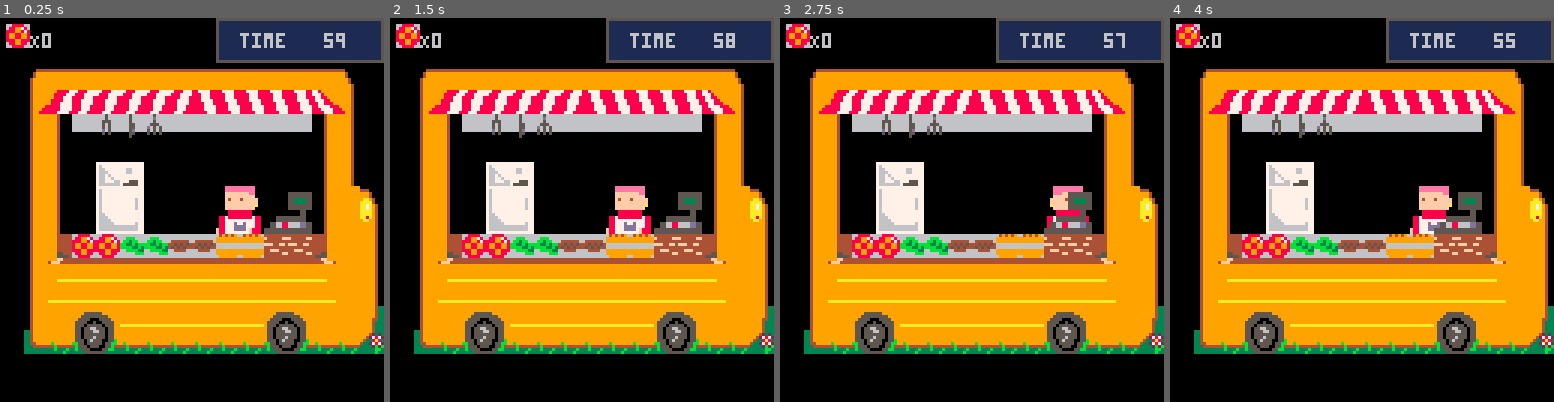
Above: before the commit, frames 1-4 (left to right).
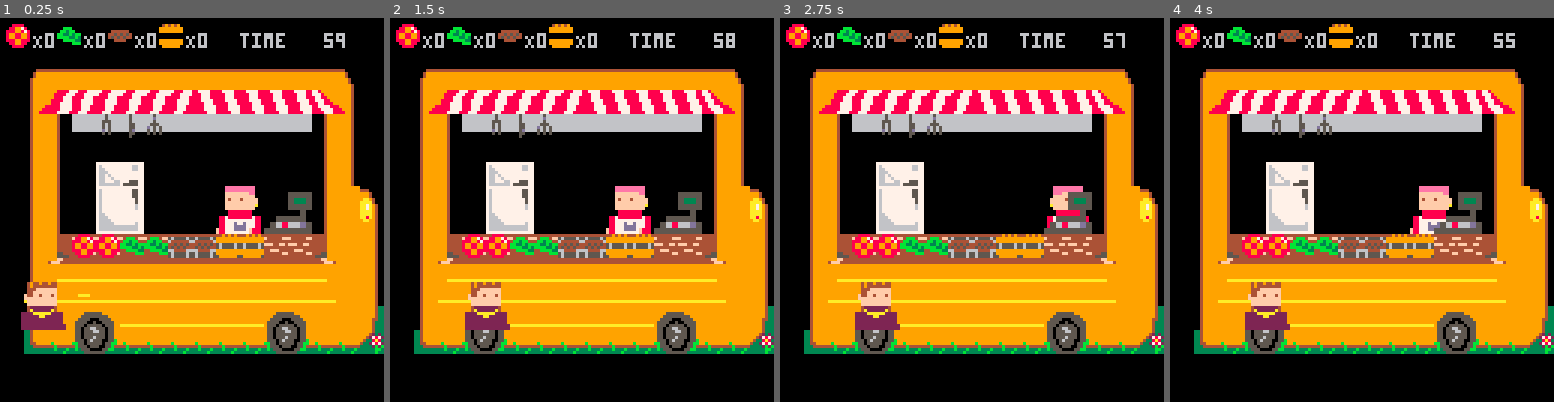
Above: after the commit, the same moments.

Repository: Agrumee/projet-collectif---pico-8-pico-resto
Game: PICO-8 cartridge PicoRestoV1.p8
The game is run twice, just before and just after one commit, with the same random seed, the same clock (stepped at 60 frames per second) and the same inputs.
Inputs:
- Up to frame 1 (0.25 s): no input
- Up to frame 2 (1.5 s): no input
- Up to frame 3 (2.75 s): hold Right 1.6-2.1 s; hold Up 2.15-2.42 s; hold Right from 2.47 s (still down)
- Up to frame 4 (4 s): release Right at 3.03 s; hold Left 3.08-3.58 s; hold Down 3.63-3.97 s

The runs differ from the first frame. In frame 1, 8.3% of the frame differs, in the area x 1-100%, y 0-82%; in frame 2, 8.2%; in frame 3, 8.2%; in frame 4, 8.2%.

Commit message:
mouvements client + ouverture du frigo

Diff:
--- a/PicoRestoV1.p8
+++ b/PicoRestoV1.p8
@@ -2,28 +2,40 @@
 version 38
 __lua__
 --global
+
 function _init()
     create_player()
-end
+    create_frigo()
+    create_client()
+end
+
 function _update()
     chef_movement()
     timer_count()
-end
+    client_move()
+end
+
 function _draw()
     draw_map()
+    draw_frigo()
     draw_player()
     draw_ingredient()
     draw_caisse()
     draw_timer()
-end
--->8
---gameplay-chef
+    draw_preparation()
+    draw_client()
+end
+-->8
+--gameplay chef
 function create_player()
     chef = {
     x = 9,
     y = 7,
     sprite = 128,
-    tomate = 0
+    tomate = 0,
+    salade =0,
+    steak = 0,
+    pain = 0,
     }
 end
 
@@ -41,18 +53,43 @@
     chef.sprite=128
 				end
 
+--chef de dos / face au frigo
 				if (chef.x == 5 or chef.x == 4)
 				and chef.y == 7
 				and btn(⬆️)
 				then
+				frigo.sprite = 18
 				chef.sprite = 132
 				end
 
+
+--prise des ingredients
 				if chef.x == 3
 				and chef.y == 7
 				and btnp(⬇️)
 				then
 				chef.tomate += 1
+				end
+
+				if chef.x == 5
+				and chef.y == 7
+				and btnp(⬇️)
+				then
+				chef.salade += 1
+				end
+
+				if chef.x == 7
+				and chef.y == 7
+				and btnp(⬇️)
+				then
+				chef.steak += 1
+				end
+
+				if chef.x == 9
+				and chef.y == 7
+				and btnp (⬇️)
+				then
+				chef.pain +=1
 				end
 
     if check_flag(0, newx, newy) then
@@ -66,28 +103,68 @@
 end
 -->8
 --foodtruck
+
 function draw_map()
 				cls()
     map(0, 0, 0, 0)
 end
+
 function check_flag(flag, x, y)
     local sprite = mget(x, y)
     return fget(sprite, flag)
 end
 
+
 function draw_caisse()
  spr(102,88,56,2,2)
 
 end
+
+--definit le frigo
+function create_frigo()
+frigo = {
+x =4,
+y =7,
+sprite = 16,
+}
+end
+
+--le fait apparaitre sur la map
+function draw_frigo()
+spr(frigo.sprite,frigo.x*8,frigo.y*8,2,2)
+end
+
+--afficher les ingredients
+--au premier plan
+function draw_preparation()
+spr(226,24,72)
+spr(226,32,72)
+spr(227,40,72)
+spr(227,48,72)
+spr(228,56,72)
+spr(228,64,72)
+spr(229,72,72)
+spr(229,80,72)
+end
 -->8
 --inventaire
 
 function draw_ingredient()
  spr(226,2,2)
- print("X" .. chef.tomate,10,5)
-end
--->8
---timer-score
+ print("X" .. chef.tomate,11,5)
+
+ spr(227,19,2)
+ print("X" .. chef.salade,28,5)
+
+ spr(228,36,2)
+ print("X" .. chef.steak,45,5)
+
+ spr(229,53,2)
+ print("X" .. chef.pain,62,5)
+end
+-->8
+--timer et argent
+
 timer = 60
 counter = 0
 
@@ -103,15 +180,27 @@
 
 
 -->8
---gameplay-client
-…(8 lines of a section not shown)…
+--gameplay client
+
+function create_client()
+client = {
+x=0,
+y=11,
+sprite=192
+}
+
+end
+
+function draw_client()
+spr(client.sprite, client.x*8, client.y*8, 2, 2)
+end
+
+function client_move()
+client.x+=0.1
+if check_flag(1,client.x,client.y)
+then client.x=3
+end
+end
 
 
 
@@ -234,36 +323,36 @@
 
 
 __gff__
-0000000000000000000000000000000000000000000000000000000000000000000000000000000000000000000000000000000000000000000000000000000001000000010101010100010101010101010100010001010101000000010100000000000000000001000101010000000000000000000001010000010100000000
+0000000001000000000000000000000000000000010000000000000000000000000000000000000000000000000000000000000000000000000000000000000001000000010101010100010101010101010100010001010101000000010100000000000000000001000101010002000000000000000001010000010100000000
 0000000000000000000000000000000000000000000000000000000000000000000000000000000000000000000000000000000000000000000000000000000000000000000000000000000000000000000000000000000000000000000000000000000000000000000000000000000000000000000000000000000000000000
 __map__
-5f5f5f5f5f5f5f5f5f706262626262615f5f5f5f5f5f5f5f5f5f5f5f7b7b5656565656565656565656565656565656565656565656560000000000000000000000000000000000000000000000000000000000000000000000000000000000000000000000000000000000000000000000000000000000000000000000000000
-5f5f5f5f5f5f5f7979607272727272715f5f5f5f5f5f5f5f5f5f5f5f7b7b5656565656565656565656565656565656565656565656560000000000000000000000000000000000000000000000000000000000000000000000000000000000000000000000000000000000000000000000000000000000000000000000000000
-5f414545454545454545454545456e5f5f5f5f5f5f5f5f5f5f5f5f5f797b5656565656565656565656565656565656565656565656560000000000000000000000000000000000000000000000000000000000000000000000000000000000000000000000000000000000000000000000000000000000000000000000000000
-5f524c4d4d4d4d4d4e4e4e4e4e50515f5f5f5f5f5f5f5f5f5f5f5f5f797b5656565656565656565656565656565656565656565656560000000000000000000000000000000000000000000000000000000000000000000000000000000000000000000000000000000000000000000000000000000000000000000000000000
-5f40576373757463636363636358445f5f5f5f5f5f5f5f5f5f5f5f5f797b5656565656565656565656565656565656565656565656560000000000000000000000000000000000000000000000000000000000000000000000000000000000000000000000000000000000000000000000000000000000000000000000000000
-5f40577878787878787878787858445f5f5f5f5f5f5f5f5f5f5f5f5f797b5656565656565656565656565656565656565656565656560000000000000000000000000000000000000000000000000000000000000000000000000000000000000000000000000000000000000000000000000000000000000000000000000000
-5f4057646a6b6464646464646458445f5f5f5f5f5f5f5f5f5f5f5f5f79795656565656565656565656565656565656565656565656560000000000000000000000000000000000000000000000000000000000000000000000000000000000000000000000000000000000000000000000000000000000000000000000000000
-5f4057647c7d646464646464675854465f5f5f5f5f5f5f5f5f5f5f5f79795656565656565656565656565656565656565656565656560000000000000000000000000000000000000000000000000000000000000000000000000000000000000000000000000000000000000000000000000000000000000000000000000000
-5f40576d7a7b6d6d6d6d64767758545e5f5f5f5f5f5f5f5f5f5f5f5f79795656565656565656565656565656565656565656565656560000000000000000000000000000000000000000000000000000000000000000000000000000000000000000000000000000000000000000000000000000000000000000000000000000
-5f405ce2e2e3e3e4e4e5e569695d54445f5f5f5f5f5f5f5f5f5f5f5f79795656565656565656565656565656565656565656565656560000000000000000000000000000000000000000000000000000000000000000000000000000000000000000000000000000000000000000000000000000000000000000000000000000
-5f4053555555555555555555555654445f5f5f5f5f5f5f5f5f5f5f5f79795656565656565656565656565656565656565656565656560000000000000000000000000000000000000000000000000000000000000000000000000000000000000000000000000000000000000000000000000000000000000000000000000000
-5f406c6c6c6c6c6c6c6c6c6c6c6c54445f5f5f5f5f5f5f5f5f5f5f5f79795656565656565656565656565656565656565656565656560000000000000000000000000000000000000000000000000000000000000000000000000000000000000000000000000000000000000000000000000000000000000000000000000000
-5f40544a4b6c6c6c6c6c6c4a4b5454475f5f5f5f5f5f5f5f5f5f5f5f79795656565656565656565656565656565656565656565656560000000000000000000000000000000000000000000000000000000000000000000000000000000000000000000000000000000000000000000000000000000000000000000000000000
-5f42435a5b4343434343435a5b4343495f5f5f5f5f5f5f5f5f5f5f5f79797979797979565656565656565656565656565656565656560000000000000000000000000000000000000000000000000000000000000000000000000000000000000000000000000000000000000000000000000000000000000000000000000000
-5f5f5f5f5f5f5f5f5f5f5f5f5f5f5f5f5f5f5f5f5f5f5f5f5f5f5f5f797b5656565656565656565656565656565656565656565656560000000000000000000000000000000000000000000000000000000000000000000000000000000000000000000000000000000000000000000000000000000000000000000000000000
-5f5f5f5f5f5f5f5f5f5f5f5f5f5f5f5f5f5f5f5f5f5f5f5f5f5f5f5f7b7b5656565656565656565656565656565656565656565656560000000000000000000000000000000000000000000000000000000000000000000000000000000000000000000000000000000000000000000000000000000000000000000000000000
-6e6e6e6e6e6e6e6e6e6e6e6e6e6e6e6e6e6e6e6e6e6e56565656565656565656565656565656565656565656565656565656565656560000000000000000000000000000000000000000000000000000000000000000000000000000000000000000000000000000000000000000000000000000000000000000000000000000
-6e6e6e6e6e6e6e6e6e6e6e6e6e6e6e6e6e6e6e6e6e6e56565656565656565656565656565656565656565656565656565656565656560000000000000000000000000000000000000000000000000000000000000000000000000000000000000000000000000000000000000000000000000000000000000000000000000000
+5f5f5f5f5f5f5f5f5f5f5f5f5f5f5f5f5f5f5f5f5f5f5f5f5f5f5f5f5f5f5f5f5f5f5f5f5f5f5f5f5f5f5f5f5f5f5f5f5f5f5f5f5f5f0000000000000000000000000000000000000000000000000000000000000000000000000000000000000000000000000000000000000000000000000000000000000000000000000000
+5f5f5f5f5f5f5f5f5f5f5f5f5f5f5f5f5f5f5f5f5f5f5f5f5f5f5f5f5f5f5f5f5f5f5f5f5f5f5f5f5f5f5f5f5f5f5f5f5f5f5f5f5f5f0000000000000000000000000000000000000000000000000000000000000000000000000000000000000000000000000000000000000000000000000000000000000000000000000000
+5f414545454545454545454545456e5f5f5f5f5f5f5f5f5f5f5f5f5f5f5f5f5f5f5f5f5f5f5f5f5f5f5f5f5f5f5f5f5f5f5f5f5f5f5f0000000000000000000000000000000000000000000000000000000000000000000000000000000000000000000000000000000000000000000000000000000000000000000000000000
+5f524c4d4d4d4d4d4e4e4e4e4e50515f5f5f5f5f5f5f5f5f5f5f5f5f5f5f5f5f5f5f5f5f5f5f5f5f5f5f5f5f5f5f5f5f5f5f5f5f5f5f0000000000000000000000000000000000000000000000000000000000000000000000000000000000000000000000000000000000000000000000000000000000000000000000000000
+5f40576373757463636363636358445f5f5f5f5f5f5f5f5f5f5f5f5f5f5f5f5f5f5f5f5f5f5f5f5f5f5f5f5f5f5f5f5f5f5f5f5f5f5f0000000000000000000000000000000000000000000000000000000000000000000000000000000000000000000000000000000000000000000000000000000000000000000000000000
+5f40577878787878787878787858445f5f5f5f5f5f5f5f5f5f5f5f5f5f5f5f5f5f5f5f5f5f5f5f5f5f5f5f5f5f5f5f5f5f5f5f5f5f5f0000000000000000000000000000000000000000000000000000000000000000000000000000000000000000000000000000000000000000000000000000000000000000000000000000
+5f40576402016464646464646458445f5f5f5f5f5f5f5f5f5f5f5f5f5f5f5f5f5f5f5f5f5f5f5f5f5f5f5f5f5f5f5f5f5f5f5f5f5f5f0000000000000000000000000000000000000000000000000000000000000000000000000000000000000000000000000000000000000000000000000000000000000000000000000000
+5f4057645959646464646464675854465f5f5f5f5f5f5f5f5f5f5f5f5f5f5f5f5f5f5f5f5f5f5f5f5f5f5f5f5f5f5f5f5f5f5f5f5f5f0000000000000000000000000000000000000000000000000000000000000000000000000000000000000000000000000000000000000000000000000000000000000000000000000000
+5f40575959595959595964767758545e5f5f5f5f5f5f5f5f5f5f5f5f5f5f5f5f5f5f5f5f5f5f5f5f5f5f5f5f5f5f5f5f5f5f5f5f5f5f0000000000000000000000000000000000000000000000000000000000000000000000000000000000000000000000000000000000000000000000000000000000000000000000000000
+5f405c696969697979797969695d54445f5f5f5f5f5f5f5f5f5f5f5f5f5f5f5f5f5f5f5f5f5f5f5f5f5f5f5f5f5f5f5f5f5f5f5f5f5f0000000000000000000000000000000000000000000000000000000000000000000000000000000000000000000000000000000000000000000000000000000000000000000000000000
+5f4053555555555555555555555654445f5f5f5f5f5f5f5f5f5f5f5f5f5f5f5f5f5f5f5f5f5f5f5f5f5f5f5f5f5f5f5f5f5f5f5f5f5f0000000000000000000000000000000000000000000000000000000000000000000000000000000000000000000000000000000000000000000000000000000000000000000000000000
+5f406c6d6c6c6c6c6c6c6c6c6c6c54445f5f5f5f5f5f5f5f5f5f5f5f5f5f5f5f5f5f5f5f5f5f5f5f5f5f5f5f5f5f5f5f5f5f5f5f5f5f0000000000000000000000000000000000000000000000000000000000000000000000000000000000000000000000000000000000000000000000000000000000000000000000000000
+5f40544a4b6c6c6c6c6c6c4a4b5454475f5f5f5f5f5f5f5f5f5f5f5f5f5f5f5f5f5f5f5f5f5f5f5f5f5f5f5f5f5f5f5f5f5f5f5f5f5f0000000000000000000000000000000000000000000000000000000000000000000000000000000000000000000000000000000000000000000000000000000000000000000000000000
+5f42435a5b4343434343435a5b4343495f5f5f5f5f5f5f5f5f5f5f5f5f5f5f5f5f5f5f5f5f5f5f5f5f5f5f5f5f5f5f5f5f5f5f5f5f5f0000000000000000000000000000000000000000000000000000000000000000000000000000000000000000000000000000000000000000000000000000000000000000000000000000
+5f5f5f5f5f5f5f5f5f5f5f5f5f5f5f5f5f5f5f5f5f5f5f5f5f5f5f5f5f5f5f5f5f5f5f5f5f5f5f5f5f5f5f5f5f5f5f5f5f5f5f5f5f5f0000000000000000000000000000000000000000000000000000000000000000000000000000000000000000000000000000000000000000000000000000000000000000000000000000
+5f5f5f5f5f5f5f5f5f5f5f5f5f5f5f5f5f5f5f5f5f5f5f5f5f5f5f5f5f5f5f5f5f5f5f5f5f5f5f5f5f5f5f5f5f5f5f5f5f5f5f5f5f5f0000000000000000000000000000000000000000000000000000000000000000000000000000000000000000000000000000000000000000000000000000000000000000000000000000
+6e5f5f5f5f5f5f5f5f5f5f5f5f5f5f5f5f5f5f5f5f5f5f5f5f5f5f5f5f5f5f5f5f5f5f5f5f5f5f5f5f5f5f5f5f5f5f5f5f5f5f5f5f5f0000000000000000000000000000000000000000000000000000000000000000000000000000000000000000000000000000000000000000000000000000000000000000000000000000
+6e5f5f5f5f5f5f5f5f5f5f5f5f5f5f5f5f5f5f5f5f5f5f5f5f5f5f5f5f5f5f5f5f5f5f5f5f5f5f5f5f5f5f5f5f5f5f5f5f5f5f5f5f5f0000000000000000000000000000000000000000000000000000000000000000000000000000000000000000000000000000000000000000000000000000000000000000000000000000
+565f5f5f5f5f5f5f5f5f5f5f5f5f5f5f5f5f5f5f5f5f5f5f5f5f5f5f5f5f5f5f5f5f5f5f5f5f5f5f5f5f5f5f5f5f5f5f5f5f5f5f5f5f0000000000000000000000000000000000000000000000000000000000000000000000000000000000000000000000000000000000000000000000000000000000000000000000000000
+565f5f5f5f5f5f5f5f5f5f5f5f5f5f5f5f5f5f5f5f5f5f5f5f5f5f5f5f5f5f5f5f5f5f5f5f5f5f5f5f5f5f5f5f5f5f5f5f5f5f5f5f5f0000000000000000000000000000000000000000000000000000000000000000000000000000000000000000000000000000000000000000000000000000000000000000000000000000
+565f5f5f5f5f5f5f5f5f5f5f5f5f5f5f5f5f5f5f5f5f5f5f5f5f5f5f5f5f5f5f5f5f5f5f5f5f5f5f5f5f5f5f5f5f5f5f5f5f5f5f5f5f0000000000000000000000000000000000000000000000000000000000000000000000000000000000000000000000000000000000000000000000000000000000000000000000000000
+565f5f5f5f5f5f5f5f5f5f5f5f5f5f5f5f5f5f5f5f5f5f5f5f5f5f5f5f5f5f5f5f5f5f5f5f5f5f5f5f5f5f5f5f5f5f5f5f5f5f5f5f5f0000000000000000000000000000000000000000000000000000000000000000000000000000000000000000000000000000000000000000000000000000000000000000000000000000
+565f5f5f5f5f5f5f5f5f5f5f5f5f5f5f5f5f5f5f5f5f5f5f5f5f5f5f5f5f5f5f5f5f5f5f5f5f5f5f5f5f5f5f5f5f5f5f5f5f5f5f5f5f0000000000000000000000000000000000000000000000000000000000000000000000000000000000000000000000000000000000000000000000000000000000000000000000000000
+565f5f5f5f5f5f5f5f5f5f5f5f5f5f5f5f5f5f5f5f5f5f5f5f5f5f5f5f5f5f5f5f5f5f5f5f5f5f5f5f5f5f5f5f5f5f5f5f5f5f5f5f5f0000000000000000000000000000000000000000000000000000000000000000000000000000000000000000000000000000000000000000000000000000000000000000000000000000
+565f5f5f5f5f5f5f5f5f5f5f5f5f5f5f5f5f5f5f5f5f5f5f5f5f5f5f5f5f5f5f5f5f5f5f5f5f5f5f5f5f5f5f5f5f5f5f5f5f5f5f5f5f0000000000000000000000000000000000000000000000000000000000000000000000000000000000000000000000000000000000000000000000000000000000000000000000000000
+565f5f5f5f5f5f5f5f5f5f5f5f5f5f5f5f5f5f5f5f5f5f5f5f5f5f5f5f5f5f5f5f5f5f5f5f5f5f5f5f5f5f5f5f5f5f5f5f5f5f5f5f5f0000000000000000000000000000000000000000000000000000000000000000000000000000000000000000000000000000000000000000000000000000000000000000000000000000
+565f5f5f5f5f5f5f5f5f5f5f5f5f5f5f5f5f5f5f5f5f5f5f5f5f5f5f5f5f5f5f5f5f5f5f5f5f5f5f5f5f5f5f5f5f5f5f5f5f5f5f5f5f0000000000000000000000000000000000000000000000000000000000000000000000000000000000000000000000000000000000000000000000000000000000000000000000000000
+565f5f5f5f5f5f5f5f5f5f5f5f5f5f5f5f5f5f5f5f5f5f5f5f5f5f5f5f5f5f5f5f5f5f5f5f5f5f5f5f5f5f5f5f5f5f5f5f5f5f5f5f5f0000000000000000000000000000000000000000000000000000000000000000000000000000000000000000000000000000000000000000000000000000000000000000000000000000
 5656565656565656565656565656565656565656565656565656565656565656565656565656565656565656565656565656565656560000000000000000000000000000000000000000000000000000000000000000000000000000000000000000000000000000000000000000000000000000000000000000000000000000
 5656565656565656565656565656565656565656565656565656565656565656565656565656565656565656565656565656565656560000000000000000000000000000000000000000000000000000000000000000000000000000000000000000000000000000000000000000000000000000000000000000000000000000
-5656565656565656565656565656565656565656565656565656565656565656565656565656565656565656565656565656565656560000000000000000000000000000000000000000000000000000000000000000000000000000000000000000000000000000000000000000000000000000000000000000000000000000
-5656565656565656565656565656565656565656565656565656565656565656565656565656565656565656565656565656565656560000000000000000000000000000000000000000000000000000000000000000000000000000000000000000000000000000000000000000000000000000000000000000000000000000
-5656565656565656565656565656565656565656565656565656565656565656565656565656565656565656565656565656565656560000000000000000000000000000000000000000000000000000000000000000000000000000000000000000000000000000000000000000000000000000000000000000000000000000
-5656565656565656565656565656565656565656565656565656565656565656565656565656565656565656565656565656565656560000000000000000000000000000000000000000000000000000000000000000000000000000000000000000000000000000000000000000000000000000000000000000000000000000
-5656565656565656565656565656565656565656565656565656565656565656565656565656565656565656565656565656565656560000000000000000000000000000000000000000000000000000000000000000000000000000000000000000000000000000000000000000000000000000000000000000000000000000
-5656565656565656565656565656565656565656565656565656565656565656565656565656565656565656565656565656565656560000000000000000000000000000000000000000000000000000000000000000000000000000000000000000000000000000000000000000000000000000000000000000000000000000
-5656565656565656565656565656565656565656565656565656565656565656565656565656565656565656565656565656565656560000000000000000000000000000000000000000000000000000000000000000000000000000000000000000000000000000000000000000000000000000000000000000000000000000
-5656565656565656565656565656565656565656565656565656565656565656565656565656565656565656565656565656565656560000000000000000000000000000000000000000000000000000000000000000000000000000000000000000000000000000000000000000000000000000000000000000000000000000
-5656565656565656565656565656565656565656565656565656565656565656565656565656565656565656565656565656565656560000000000000000000000000000000000000000000000000000000000000000000000000000000000000000000000000000000000000000000000000000000000000000000000000000
-5656565656565656565656565656565656565656565656565656565656565656565656565656565656565656565656565656565656560000000000000000000000000000000000000000000000000000000000000000000000000000000000000000000000000000000000000000000000000000000000000000000000000000
Not shown, changed: 72 lines of the sprite sheet (__gfx__) section of PicoRestoV1.p8
